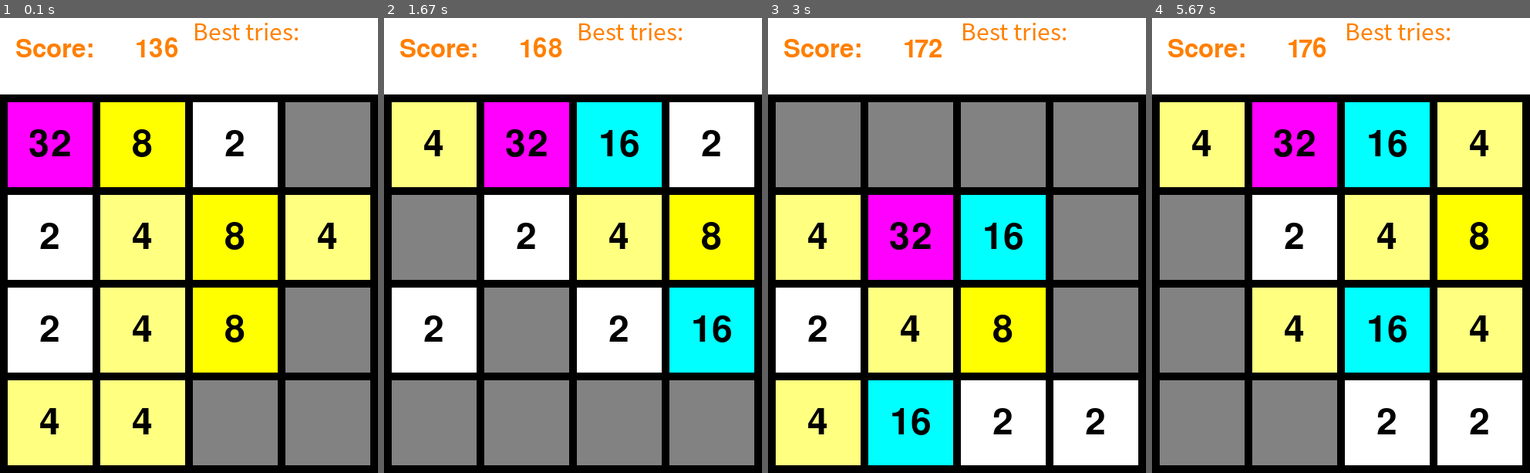
Above: before the commit, frames 1-4 (left to right).
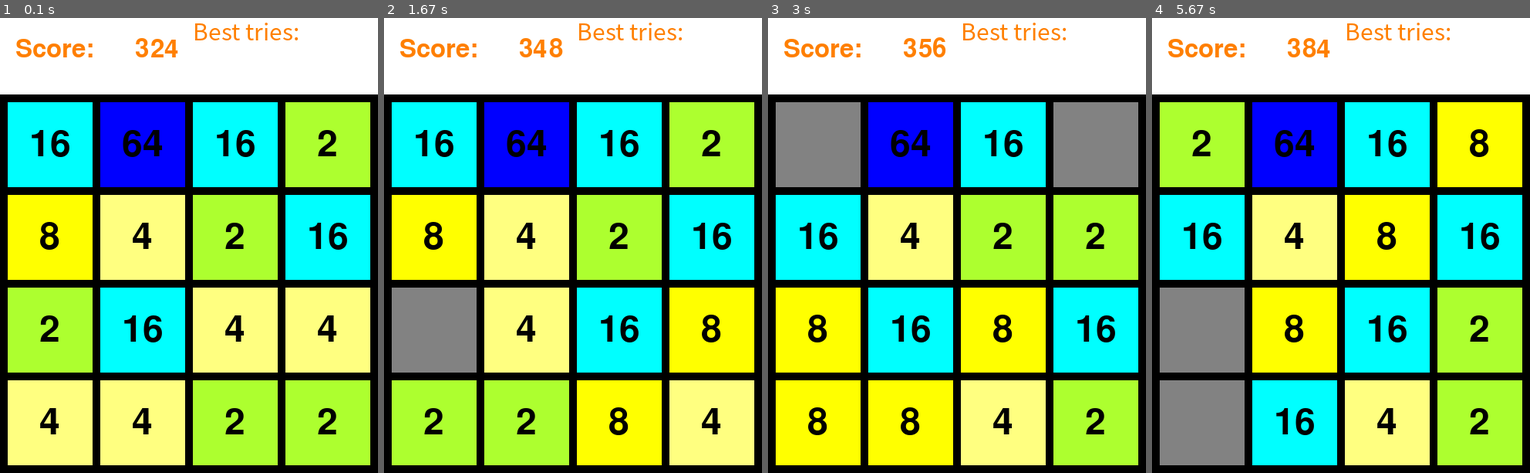
Above: after the commit, the same moments.

Repository: rpopov94/python
Game: pygame game, started from 2048/main.py
Two runs of this game, one before a commit and one after it. Both use one fixed random seed, a clock stepped at 60 frames per second and the inputs below.
Inputs:
- Up to frame 1 (0.1 s): no input
- Up to frame 2 (1.67 s): hold Right 0.33-0.8 s; hold Up 0.88-1.18 s; hold Right from 1.22 s (still down)
- Up to frame 3 (3 s): release Right at 1.77 s; hold Left 1.8-2.47 s; hold Down from 2.5 s (still down)
- Up to frame 4 (5.67 s): release Down at 3.32 s; hold Left 3.35-4.27 s; hold Up 4.3-5.3 s; hold Right from 5.33 s (still down)

The runs differ from the first frame. In frame 1, 54% of the frame differs, in the area x 2-98%, y 4-99%; in frame 2, 62%; in frame 3, 54%; in frame 4, 50%.

Commit message:
add new color for 256 and 2

Diff:
--- a/2048/data.py
+++ b/2048/data.py
@@ -6,14 +6,14 @@
 
 COLORS = {
     0: (130, 130, 130),
-    2: (255, 255, 255),
+    2: (173, 255, 47),
     4: (255, 255, 128),
     8: (255, 255, 0),
     16: (0, 255, 255),
     32: (255, 0, 255),
     64: (0, 0, 255),
     128: (119, 172, 152),
-    256: (0, 0, 128),
+    256: (75, 0, 130),
     512: (0, 128, 128),
     1024: (128, 128, 128),
     2048: (255, 165, 0)
--- a/2048/data.txt
+++ b/2048/data.txt
@@ -1 +1 @@
-{"user": "INPUT YOUR NAME..", "score": 136, "mas": [[32, 8, 2, 0], [2, 4, 8, 4], [2, 4, 8, 0], [4, 4, 0, 0]]}
+{"user": "INPUT YOUR NAME..", "score": 324, "mas": [[16, 64, 16, 2], [8, 4, 2, 16], [2, 16, 4, 4], [4, 4, 2, 2]]}
Not shown, changed: 2048/2048.sqllite
